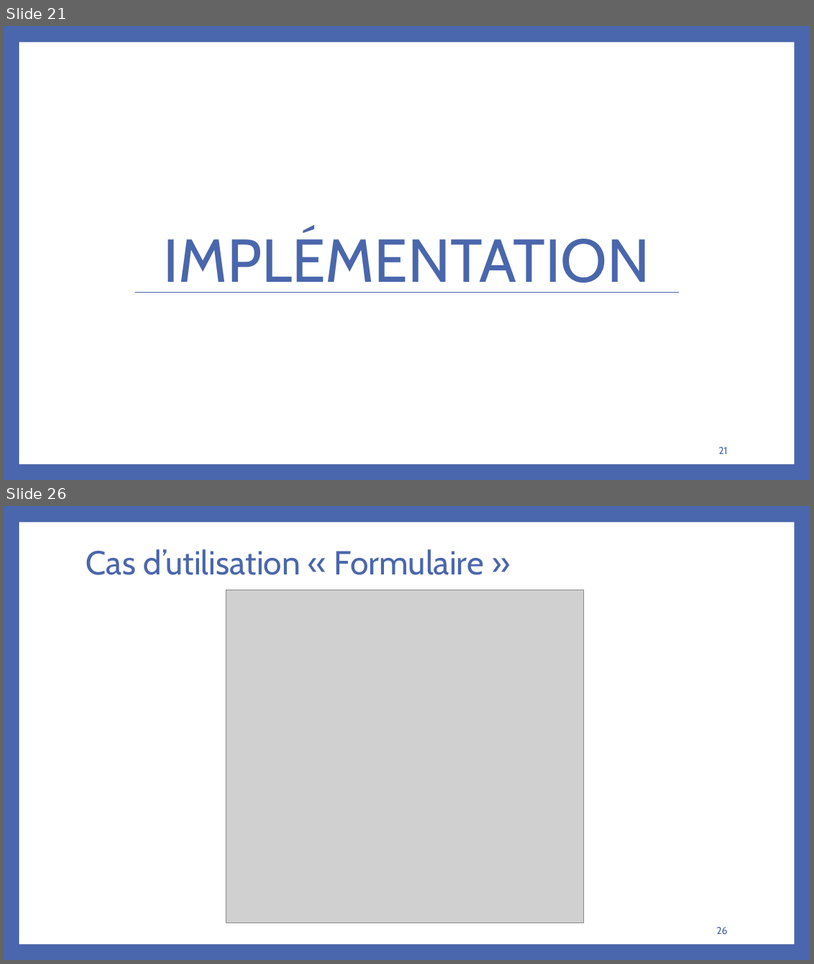
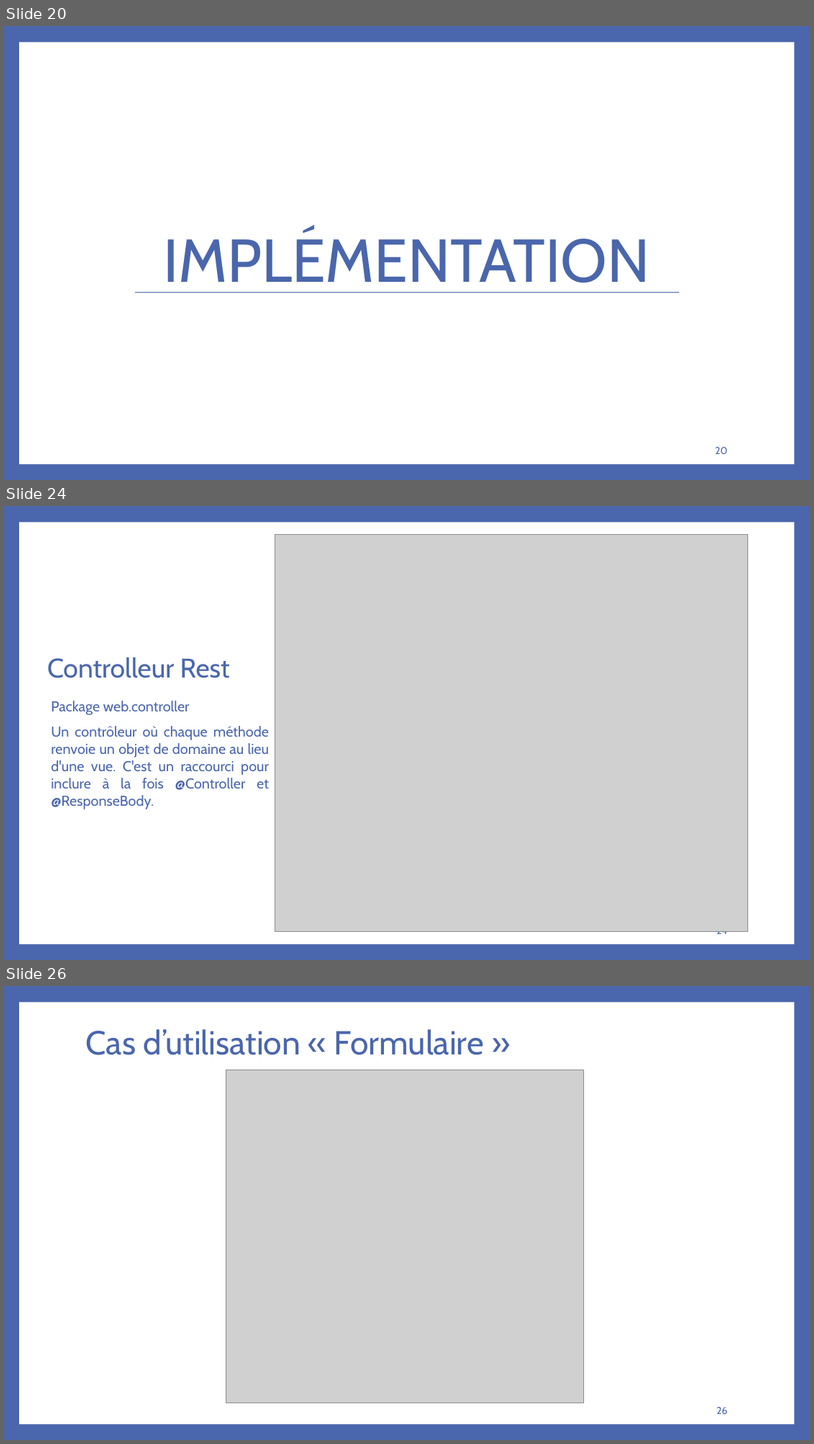
Before and after one commit to bakedpotato191/projet, a slide deck: rapport.PPTX. Shown one above the other, each under a label of ours: slides 21 and 26 before the commit, slides 20, 24 and 26 after it; the slides between them are not shown. The pictures are 814x964 and 814x1444 pixels, drawn with LibreOffice and Linux fonts; fonts in the diff are those of the drawing; grey boxes stand for pictures. Boxes give left, top, right and bottom in pixels: in the first picture for what was removed or moved away, otherwise in the second. Text is boxed around its words. In the diff, an @@ line names an element or a change of style, - is before the commit and + after.

```diff
--- a/rapport.PPTX
+++ b/rapport.PPTX
@@ slide 24 added at box(4, 506, 810, 960), background #4A66AC; not listed: 1 template element that a slide beside it also shows @@
@@ picture added at box(275, 534, 748, 932) @@
@@ title added at box(47, 657, 230, 678), 32 pt, text #4A66AC @@
+Controlleur Rest
@@ text added at box(51, 700, 269, 809), 17 pt, text #4A66AC @@
+Package web.controller
+Un contrôleur où chaque méthode renvoie un objet de domaine au lieu d'une vue. C'est un raccourci pour inclure à la fois @Controller et @ResponseBody.
@@ page number added at box(717, 931, 728, 937), 12 pt, text #4A66AC @@
+24
@@ what was slide 21 is now slide 20 @@
@@ page number at box(715, 446, 728, 454): text changed @@
-21
+20
```
Also in this commit, not shown: 1 slide changed, 3 other slides added, 4 slides removed, 19 other files.
